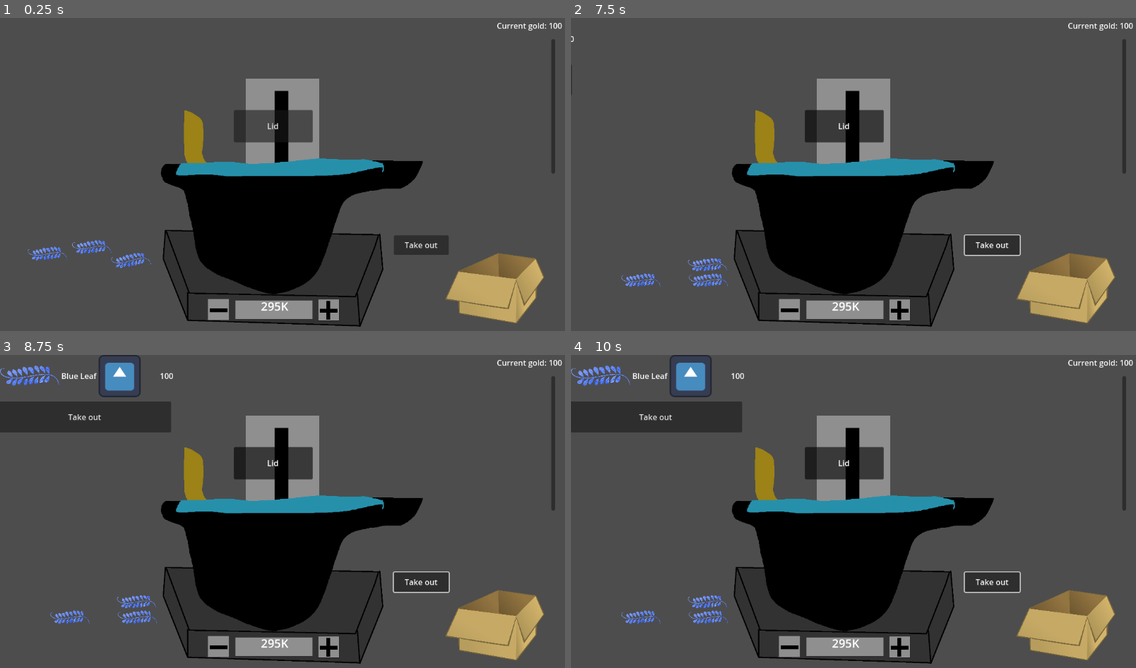
Above: before the commit, frames 1-4 (two rows, left to right).
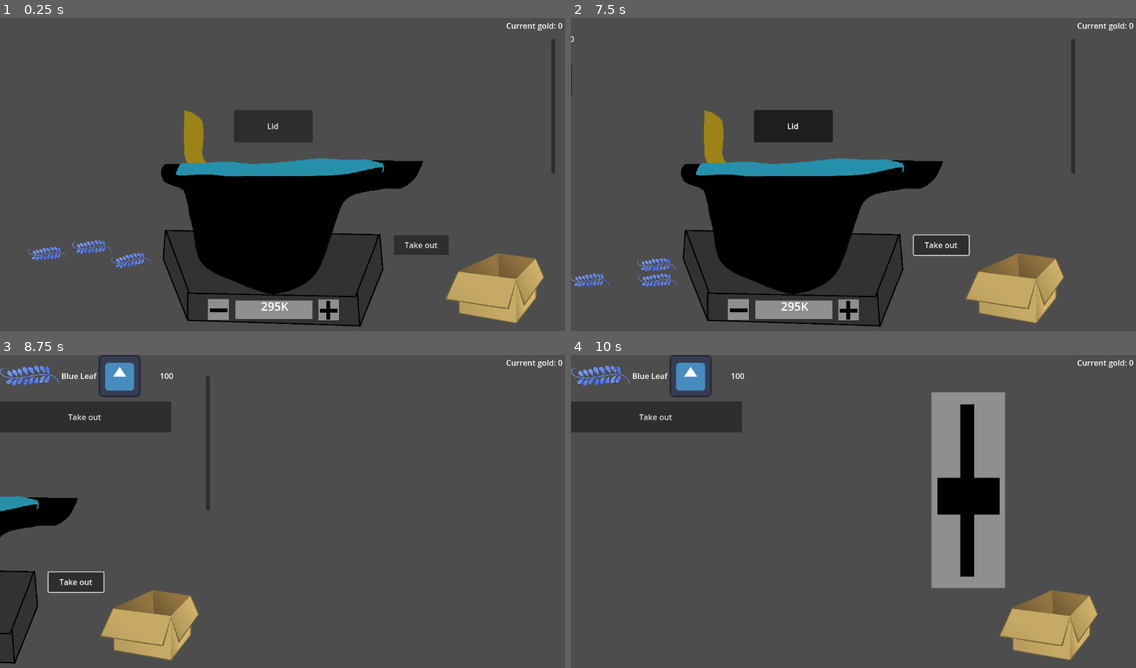
Above: after the commit, the same moments.

Repository: Gutek8134/poison-craft
Game: Godot game, scene res://scenes/levels/main.tscn
The game is run twice, just before and just after one commit, with the same random seed, the same clock (stepped at 60 frames per second) and the same inputs. The project has no main scene, so this scene is started directly. The engine's default icon, where the game draws it, is replaced by a stand-in: a white triangle on a blue panel in a dark square.
Inputs (mouse positions are in pixels of both pictures, inside the frame that each line leads up to):
- Up to frame 1 (0.25 s): no input
- Up to frame 2 (7.5 s): click (898, 309) at 0.5 s; click (791, 309) at 1.25 s; click "Lid" at 2 s; click "Take out" at 2.75 s; tap Enter at 3.5, 6.5 s; drag from (621, 280) to (836, 271) at 3.52 s; drag from (684, 265) to (836, 271) at 4.27 s; move the mouse to (706, 280) at 5.02 s; hold Right (Right, bound only after the commit) 5.03-5.75 s; hold Shift 5.03-5.75 s; click (706, 280) at 5.17 s; tap Space at 5.75, 7.25 s; drag from (825, 240) to (684, 127) at 5.77 s; move the mouse to (1023, 224) at 6.52 s; hold Left (Left, bound only after the commit) 6.53-7.25 s; hold Shift 6.53-7.25 s; tap I (inventory) at 7.15 s; drag from (684, 127) to (853, 177) at 7.27 s
- Up to frame 3 (8.75 s): move the mouse to (310, 514) at 8.02 s; hold Left (Left, bound only after the commit) from 8.03 s (still down); hold Shift from 8.03 s (still down); click (310, 514) at 8.17 s
- Up to frame 4 (10 s): release Left (Left, bound only after the commit) at 8.75 s; release Shift at 8.75 s; drag from (768, 433) to (740, 530) at 8.77 s; move the mouse to (977, 498) at 9.52 s; hold Right (Right, bound only after the commit) from 9.53 s (still down); hold Shift from 9.53 s (still down)

The runs differ from the first frame. In frame 1, 3.5% of the frame differs, in the area x 43-100%, y 1-47%; in frame 2, 24%; in frame 3, 31%, in the area x 0-100%, y 1-99%; in frame 4, 31%.

Commit message:
Moving between cauldron stand and counter with a button press

Diff:
--- a/project.godot
+++ b/project.godot
@@ -43,6 +43,18 @@
 "events": [Object(InputEventKey,"resource_local_to_scene":false,"resource_name":"","device":-1,"window_id":0,"alt_press …(192 unchanged characters)…
 ]
 }
+Left={
+"deadzone": 0.5,
+"events": [Object(InputEventKey,"resource_local_to_scene":false,"resource_name":"","device":-1,"window_id":0,"alt_pressed":false,"shift_pressed":false,"ctrl_pressed":false,"meta_pressed":false,"pressed":false,"keycode":0,"physical_keycode":4194319,"key_label":0,"unicode":0,"location":0,"echo":false,"script":null)
+, Object(InputEventKey,"resource_local_to_scene":false,"resource_name":"","device":-1,"window_id":0,"alt_pressed":false,"shift_pressed":false,"ctrl_pressed":false,"meta_pressed":false,"pressed":false,"keycode":0,"physical_keycode":65,"key_label":0,"unicode":97,"location":0,"echo":false,"script":null)
+]
+}
+Right={
+"deadzone": 0.5,
+"events": [Object(InputEventKey,"resource_local_to_scene":false,"resource_name":"","device":-1,"window_id":0,"alt_pressed":false,"shift_pressed":false,"ctrl_pressed":false,"meta_pressed":false,"pressed":false,"keycode":0,"physical_keycode":4194321,"key_label":0,"unicode":0,"location":0,"echo":false,"script":null)
+, Object(InputEventKey,"resource_local_to_scene":false,"resource_name":"","device":-1,"window_id":0,"alt_pressed":false,"shift_pressed":false,"ctrl_pressed":false,"meta_pressed":false,"pressed":false,"keycode":0,"physical_keycode":68,"key_label":0,"unicode":100,"location":0,"echo":false,"script":null)
+]
+}
 
 [rendering]
 
--- /dev/null
+++ b/scenes/levels/cauldron_stand.tscn
@@ -0,0 +1,48 @@
+[gd_scene load_steps=5 format=3 uid="uid://dbuqro12ohuni"]
+
+[ext_resource type="PackedScene" uid="uid://dn5av2vus4bfk" path="res://scenes/prefabs/ingredients/Blue Leaf.tscn" id="1_bqp0l"]
+[ext_resource type="PackedScene" uid="uid://bveoo716ac81d" path="res://scenes/prefabs/cauldron.tscn" id="2_3v6fd"]
+[ext_resource type="PackedScene" uid="uid://xxt3l4dvx281" path="res://scenes/prefabs/inventory_box.tscn" id="3_wkdsw"]
+
+[sub_resource type="RectangleShape2D" id="RectangleShape2D_34rbh"]
+size = Vector2(1150.5, 90)
+
+[node name="CauldronScene" type="Node2D"]
+
+[node name="floor" type="StaticBody2D" parent="."]
+
+[node name="CollisionShape2D" type="CollisionShape2D" parent="floor"]
+position = Vector2(575.75, 598)
+shape = SubResource("RectangleShape2D_34rbh")
+
+[node name="BlueLeaf" parent="." instance=ExtResource("1_bqp0l")]
+position = Vector2(98, 444)
+linear_damp = 1.754
+angular_damp = 0.159
+amount = 1000
+_maximum_force = 1000
+_minimum_force = -1000
+
+[node name="BlueLeaf2" parent="." instance=ExtResource("1_bqp0l")]
+position = Vector2(174, 431)
+linear_damp = 1.754
+angular_damp = 0.159
+_maximum_force = 1000
+_minimum_force = -1000
+
+[node name="BlueLeaf3" parent="." instance=ExtResource("1_bqp0l")]
+position = Vector2(267, 456)
+linear_damp = 1.754
+angular_damp = 0.159
+amount = 10
+_maximum_force = 1000
+_minimum_force = -1000
+
+[node name="Cauldron" parent="." instance=ExtResource("2_3v6fd")]
+position = Vector2(15, 25)
+
+[node name="IngredientSpawn" type="Node2D" parent="."]
+position = Vector2(177, 363)
+
+[node name="InventoryBox" parent="." instance=ExtResource("3_wkdsw")]
+position = Vector2(1008, 553)
--- a/scenes/levels/counter.tscn
+++ b/scenes/levels/counter.tscn
@@ -1,6 +1,5 @@
-[gd_scene load_steps=4 format=3 uid="uid://dtqoorsault2c"]
+[gd_scene load_steps=3 format=3 uid="uid://dtqoorsault2c"]
 
-[ext_resource type="PackedScene" uid="uid://lnmnarbx60gl" path="res://scenes/prefabs/ui/inventory_ui.tscn" id="1_xiolu"]
 [ext_resource type="PackedScene" uid="uid://xxt3l4dvx281" path="res://scenes/prefabs/inventory_box.tscn" id="2_a0a0u"]
 
 [sub_resource type="RectangleShape2D" id="RectangleShape2D_f01uo"]
@@ -14,24 +13,6 @@
 position = Vector2(575.75, 598)
 shape = SubResource("RectangleShape2D_f01uo")
 
-[node name="CurrentGold" type="RichTextLabel" parent="."]
-offset_left = 970.0
-offset_top = 4.0
-offset_right = 1147.0
-offset_bottom = 44.0
-bbcode_enabled = true
-text = "[right]Current gold: 0[/right]"
-
-[node name="InventoryUI" parent="." instance=ExtResource("1_xiolu")]
-anchors_preset = 0
-anchor_right = 0.0
-anchor_bottom = 0.0
-offset_right = 1149.0
-offset_bottom = 648.0
-grow_horizontal = 1
-grow_vertical = 1
-x_offset = 600.0
-
 [node name="InventoryBox" parent="." instance=ExtResource("2_a0a0u")]
 position = Vector2(1008, 553)
 
--- a/scenes/levels/main.tscn
+++ b/scenes/levels/main.tscn
@@ -1,22 +1,19 @@
-[gd_scene load_steps=6 format=3 uid="uid://dbuqro12ohuni"]
+[gd_scene load_steps=5 format=3 uid="uid://de5nuji5x8nqt"]
 
-[ext_resource type="PackedScene" uid="uid://dn5av2vus4bfk" path="res://scenes/prefabs/ingredients/Blue Leaf.tscn" id="1_bqp0l"]
+[ext_resource type="Script" path="res://scenes/levels/main_scene.gd" id="1_0y1bn"]
 [ext_resource type="PackedScene" uid="uid://lnmnarbx60gl" path="res://scenes/prefabs/ui/inventory_ui.tscn" id="1_ljw8p"]
-[ext_resource type="PackedScene" uid="uid://bveoo716ac81d" path="res://scenes/prefabs/cauldron.tscn" id="2_3v6fd"]
-[ext_resource type="PackedScene" uid="uid://xxt3l4dvx281" path="res://scenes/prefabs/inventory_box.tscn" id="3_wkdsw"]
+[ext_resource type="PackedScene" uid="uid://dbuqro12ohuni" path="res://scenes/levels/cauldron_stand.tscn" id="2_7uyl8"]
+[ext_resource type="PackedScene" uid="uid://dtqoorsault2c" path="res://scenes/levels/counter.tscn" id="3_ouv6r"]
 
-[sub_resource type="RectangleShape2D" id="RectangleShape2D_34rbh"]
-size = Vector2(1150.5, 90)
+[node name="Main" type="Node2D"]
+script = ExtResource("1_0y1bn")
 
-[node name="Level" type="Node2D"]
+[node name="Scenes" type="Node2D" parent="."]
 
-[node name="CurrentGold" type="RichTextLabel" parent="."]
-offset_left = 970.0
-offset_top = 4.0
-offset_right = 1147.0
-offset_bottom = 44.0
-bbcode_enabled = true
-text = "[right]Current gold: 0[/right]"
+[node name="CauldronScene" parent="Scenes" instance=ExtResource("2_7uyl8")]
+
+[node name="Counter" parent="Scenes" instance=ExtResource("3_ouv6r")]
+position = Vector2(1157, 0)
 
 [node name="InventoryUI" parent="." instance=ExtResource("1_ljw8p")]
 anchors_preset = 0
@@ -28,40 +25,10 @@
 grow_vertical = 1
 x_offset = 600.0
 
-[node name="floor" type="StaticBody2D" parent="."]
-
-[node name="CollisionShape2D" type="CollisionShape2D" parent="floor"]
-position = Vector2(575.75, 598)
-shape = SubResource("RectangleShape2D_34rbh")
-
-[node name="BlueLeaf" parent="." instance=ExtResource("1_bqp0l")]
-position = Vector2(98, 444)
-linear_damp = 1.754
-angular_damp = 0.159
-amount = 1000
-_maximum_force = 1000
-_minimum_force = -1000
-
-[node name="BlueLeaf2" parent="." instance=ExtResource("1_bqp0l")]
-position = Vector2(174, 431)
-linear_damp = 1.754
-angular_damp = 0.159
-_maximum_force = 1000
-_minimum_force = -1000
-
-[node name="BlueLeaf3" parent="." instance=ExtResource("1_bqp0l")]
-position = Vector2(267, 456)
-linear_damp = 1.754
-angular_damp = 0.159
-amount = 10
-_maximum_force = 1000
-_minimum_force = -1000
-
-[node name="Cauldron" parent="." instance=ExtResource("2_3v6fd")]
-position = Vector2(15, 25)
-
-[node name="InventoryBox" parent="." instance=ExtResource("3_wkdsw")]
-position = Vector2(1008, 553)
-
-[node name="IngredientSpawn" type="Node2D" parent="."]
-position = Vector2(177, 363)
+[node name="CurrentGold" type="RichTextLabel" parent="."]
+offset_left = 970.0
+offset_top = 4.0
+offset_right = 1147.0
+offset_bottom = 44.0
+bbcode_enabled = true
+text = "[right]Current gold: 0[/right]"
--- /dev/null
+++ b/scenes/levels/main_scene.gd
@@ -0,0 +1,46 @@
+class_name MainScene
+
+extends Node2D
+
+@export var move_time: float = 2.5
+@export var move_x: float = 1200
+@export var move_y: float = 800
+
+@onready var scene_holder = $Scenes
+@onready var cauldron_scene: Node2D = $Scenes/CauldronScene
+@onready var counter_scene: Node2D = $Scenes/Counter
+
+@onready var currently_selected_scene: Node2D = cauldron_scene
+
+@onready var inventory_ui: inventory_ui_class = $InventoryUI
+
+const inventory_ui_class = preload("res://scripts/ui/inventory_ui.gd")
+
+var scene_movement_timer: SceneTreeTimer
+var starting_position: Vector2
+var ending_position: Vector2
+
+func _ready() -> void:
+    inventory_ui.update_spawn_node()
+    InventoryManager.gold_display = $CurrentGold
+
+func _process(_delta: float) -> void:
+    if scene_movement_timer and is_instance_valid(scene_movement_timer) and not is_zero_approx(scene_movement_timer.time_left):
+        scene_holder.position = starting_position.lerp(ending_position, (move_time - scene_movement_timer.time_left) / move_time)
+
+func _unhandled_key_input(event: InputEvent) -> void:
+    if scene_movement_timer and is_instance_valid(scene_movement_timer) and not is_zero_approx(scene_movement_timer.time_left):
+        return
+
+    if event.is_action_released("Left") and currently_selected_scene == cauldron_scene:
+        starting_position = scene_holder.position
+        ending_position = scene_holder.position + Vector2.LEFT * move_x
+        scene_movement_timer = get_tree().create_timer(move_time)
+        currently_selected_scene = counter_scene
+        inventory_ui.update_spawn_node()
+    elif event.is_action_released("Right") and currently_selected_scene == counter_scene:
+        starting_position = scene_holder.position
+        ending_position = scene_holder.position + Vector2.RIGHT * move_x
+        scene_movement_timer = get_tree().create_timer(move_time)
+        currently_selected_scene = cauldron_scene
+        inventory_ui.update_spawn_node()
--- a/scripts/customer.gd
+++ b/scripts/customer.gd
@@ -19,7 +19,7 @@
 
 
 static func generate_random_customer() -> Customer:
-    const customer_scene: PackedScene = preload("res://scenes/customer.tscn")
+    const customer_scene: PackedScene = preload("res://scenes/prefabs/customer.tscn")
     const customer_names = ["Bob"]
 
     # TODO: add more
@@ -72,7 +72,11 @@
     return new_customer
 
 func _enter_tree() -> void:
-    var spawn: Node2D = get_tree().current_scene.get_node("CustomerSpawn")
+    var spawn: Node2D
+    if get_tree().current_scene is not MainScene:
+        spawn = get_tree().current_scene.get_node("CustomerSpawn")
+    else:
+        spawn = (get_tree().current_scene as MainScene).counter_scene.get_node("CustomerSpawn")
     if spawn:
         global_position = spawn.global_position
     else:
--- a/scripts/inventory_manager.gd
+++ b/scripts/inventory_manager.gd
@@ -10,7 +10,8 @@
 var gold_display: RichTextLabel
 
 func _ready() -> void:
-    gold_display = get_tree().current_scene.get_node("CurrentGold") as RichTextLabel
+    if get_tree().current_scene is not MainScene:
+        gold_display = get_tree().current_scene.get_node("CurrentGold") as RichTextLabel
     if gold_display:
         gold_display.text = "[right]Current gold: %d[/right]" % [gold]
     # var _a = ((ingredient_table.data["Blue Leaf"] as PackedScene).get_state().get_script() as Ingredient).composition
--- a/scripts/time_manager.gd
+++ b/scripts/time_manager.gd
@@ -1,8 +1,11 @@
 extends Node
 
 func _ready() -> void:
-    spawn_customer()
+    spawn_customer.call_deferred()
 
 func spawn_customer():
     var customer: Customer = Customer.generate_random_customer()
-    get_tree().current_scene.add_child.call_deferred(customer)
+    if get_tree().current_scene is not MainScene:
+        get_tree().current_scene.add_child.call_deferred(customer)
+    else:
+        (get_tree().current_scene as MainScene).counter_scene.add_child.call_deferred(customer)
--- a/scripts/ui/inventory_ui.gd
+++ b/scripts/ui/inventory_ui.gd
@@ -23,8 +23,12 @@
     position.x -= x_offset
     InventoryManager.inventory_ui = self
     update()
-    var spawn_node: Node2D = get_tree().current_scene.get_node("IngredientSpawn")
-    ingredient_spawn_position = spawn_node.global_position
+    var spawn_node: Node2D
+    if get_tree().current_scene is not MainScene:
+        spawn_node = get_tree().current_scene.get_node("IngredientSpawn")
+        ingredient_spawn_position = spawn_node.global_position
+    else:
+        ingredient_spawn_position = Vector2.ZERO
 
 func _process(_delta):
     if Input.is_action_just_pressed("inventory"):
@@ -86,6 +90,10 @@
     updating = false
     __update_ready.emit()
 
+func update_spawn_node() -> void:
+    var spawn_node: Node2D = (get_tree().current_scene as MainScene).currently_selected_scene.get_node("IngredientSpawn")
+    ingredient_spawn_position = spawn_node.global_position
+
 func add_representation(ingredient_name: String) -> void:
     print("adding repr")
     var data: IngredientData = ingredient_data_table.data[ingredient_name]
Not shown: 4 places in scenes/prefabs/customer.tscn that only renumber resources
